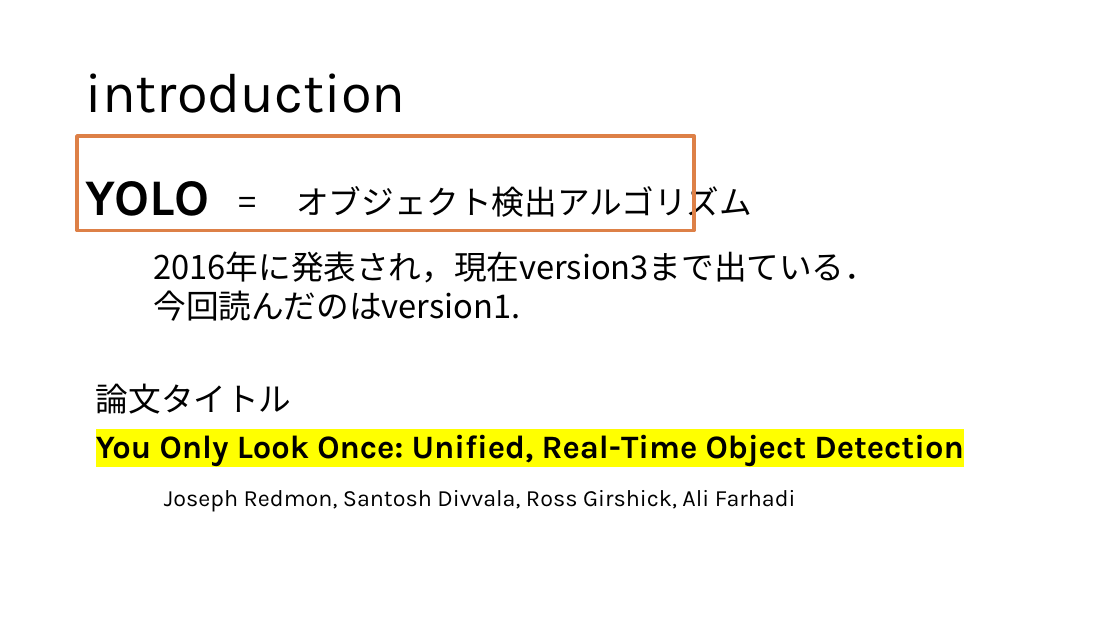
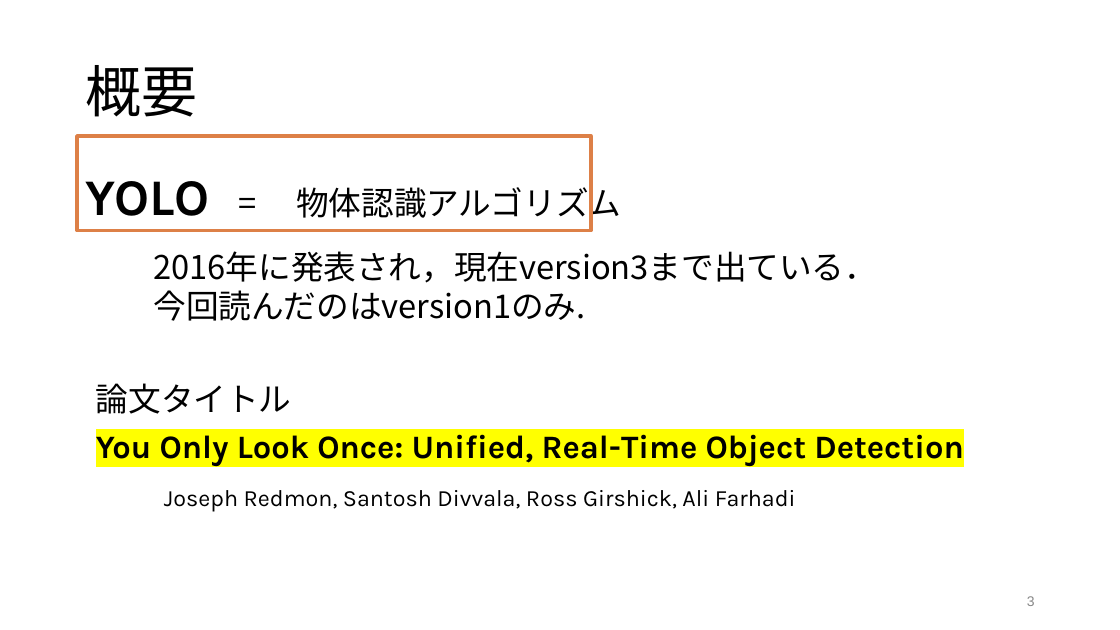
Before and after one commit to tackky/YOLO, a slide deck: slide 3 of yolo.pptx (slide 2 before the commit). Drawn at 1120x630 pixels with LibreOffice and Linux fonts; fonts in the diff are those of the drawing. Boxes give left, top, right and bottom in pixels: in the first picture for what was removed or moved away, otherwise in the second. Text is boxed around its words. In the diff, an @@ line names an element or a change of style, - is before the commit and + after.

```diff
--- a/yolo.pptx
+++ b/yolo.pptx
@@ title at <box>85,65,197,117</box>: text changed @@
-introduction
+概要
@@ rectangle: place and size @@
-rectangle at <box>77,136,695,231</box>
+rectangle at <box>77,136,592,231</box>
@@ text at <box>296,182,621,224</box>: text changed @@
-= オブジェクト検出アルゴリズム
+= 物体認識アルゴリズム
@@ text at <box>153,290,585,321</box>: text changed @@
-今回読んだのはversion1.
+今回読んだのはversion1のみ.
@@ page number added at <box>1027,596,1035,606</box>, 12 pt, text #888888 @@
+3
```
Also in this commit, not shown: 2 other slides changed, 6 slides added, 1 slide removed, 2 other files.
